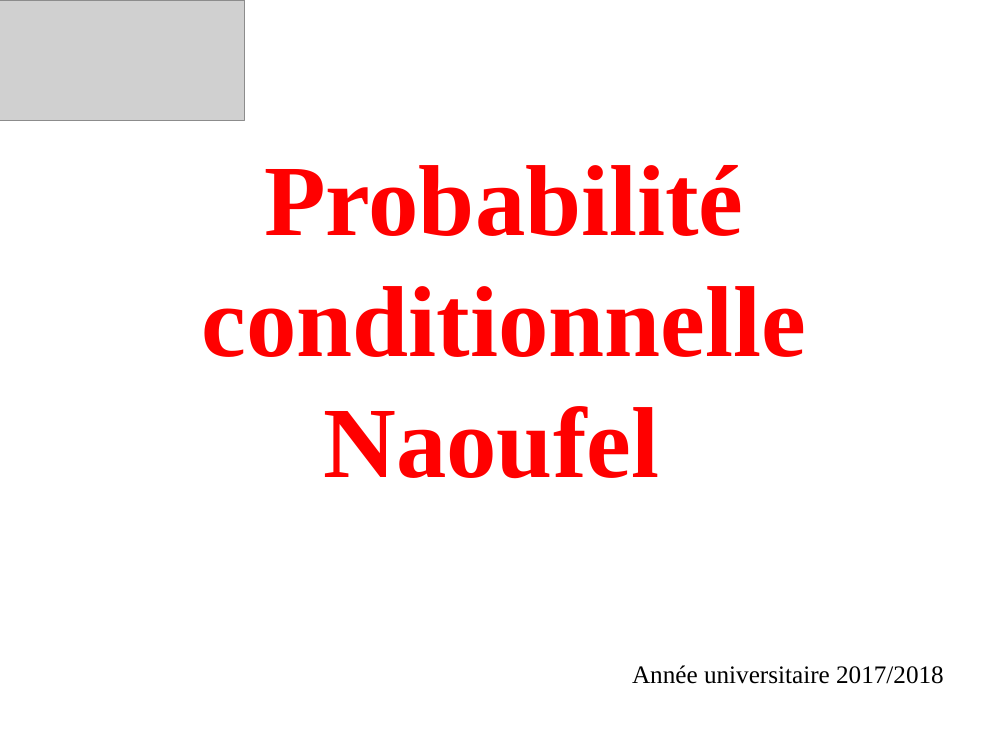
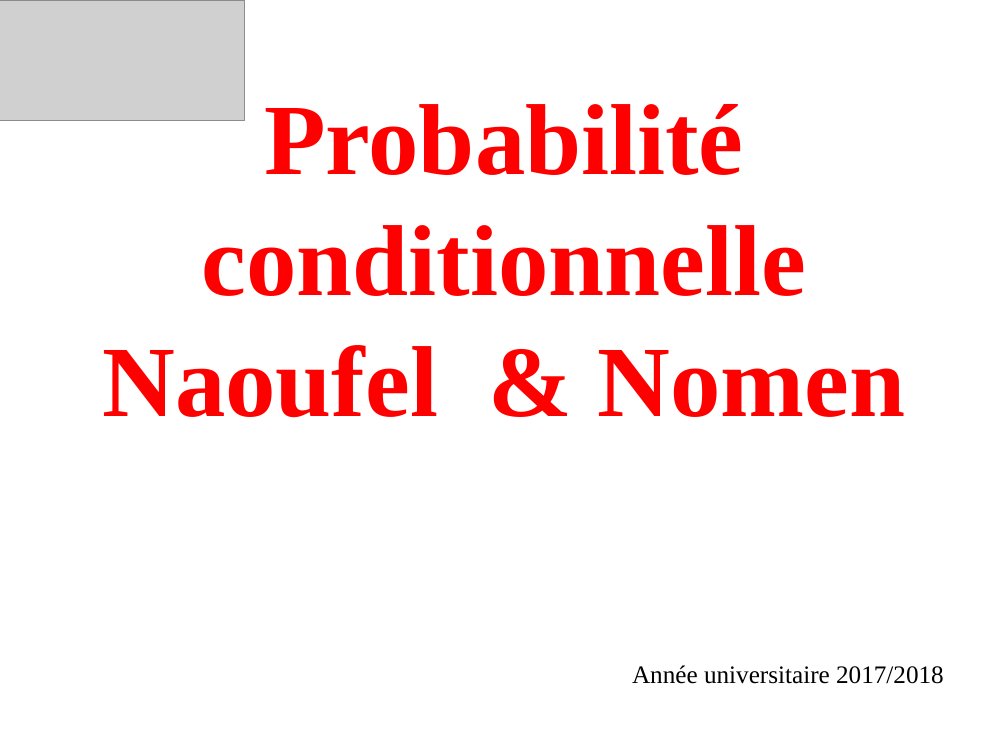
Before and after one commit to naoufelmhadhbi/FixIt, a slide deck: slide 1 of cours 2.pptx. Drawn at 1008x756 pixels with LibreOffice and Linux fonts; fonts in the diff are those of the drawing; grey boxes stand for pictures. Boxes give left, top, right and bottom in pixels: in the first picture for what was removed or moved away, otherwise in the second. Text is boxed around its words. In the diff, an @@ line names an element or a change of style, - is before the commit and + after.

```diff
--- a/cours 2.pptx
+++ b/cours 2.pptx
@@ title at box(102, 104, 906, 418): text changed @@
-Probabilité conditionnelle
-Naoufel
+Probabilité conditionnelle
+Naoufel & Nomen
```
